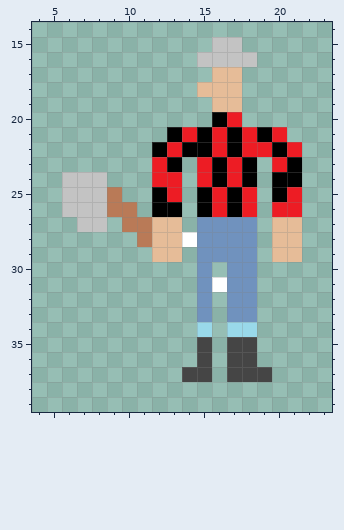
Pixel-art sprite, stored at images/lumberjack_sprite.png. The picture above is the old version.
The file is 32x64 pixels. Shown: x 4..23, y 14..39.
The same view after the edit:
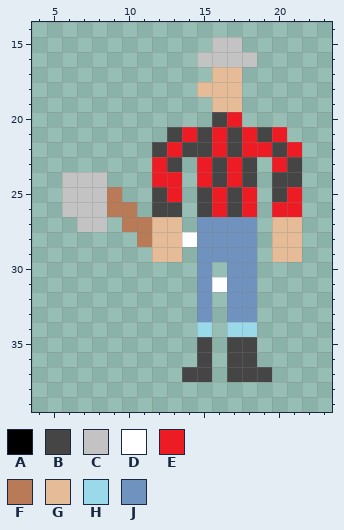
Palette (. is transparent): A #000000  B #454545  C #c3c3c3  D #ffffff  E #ed1c24  F #b97a57  G #e6bc98  H #99d9ea  J #7092be
The commit says: Removed black pixels
The edit:
Changed rows in their new state; - is an unchanged pixel.
first column x 12:
20 ----B-----
21 -B-B-B-B--
22 B-BB-B--B-
23 -B--B-B--B
24 ----B-B-BB
25 B--B-B--B-
26 BB-B-B----
Pixel boxes of the changes (left, top, right, bottom) in both pictures:
changed: (152, 112, 302, 217)
